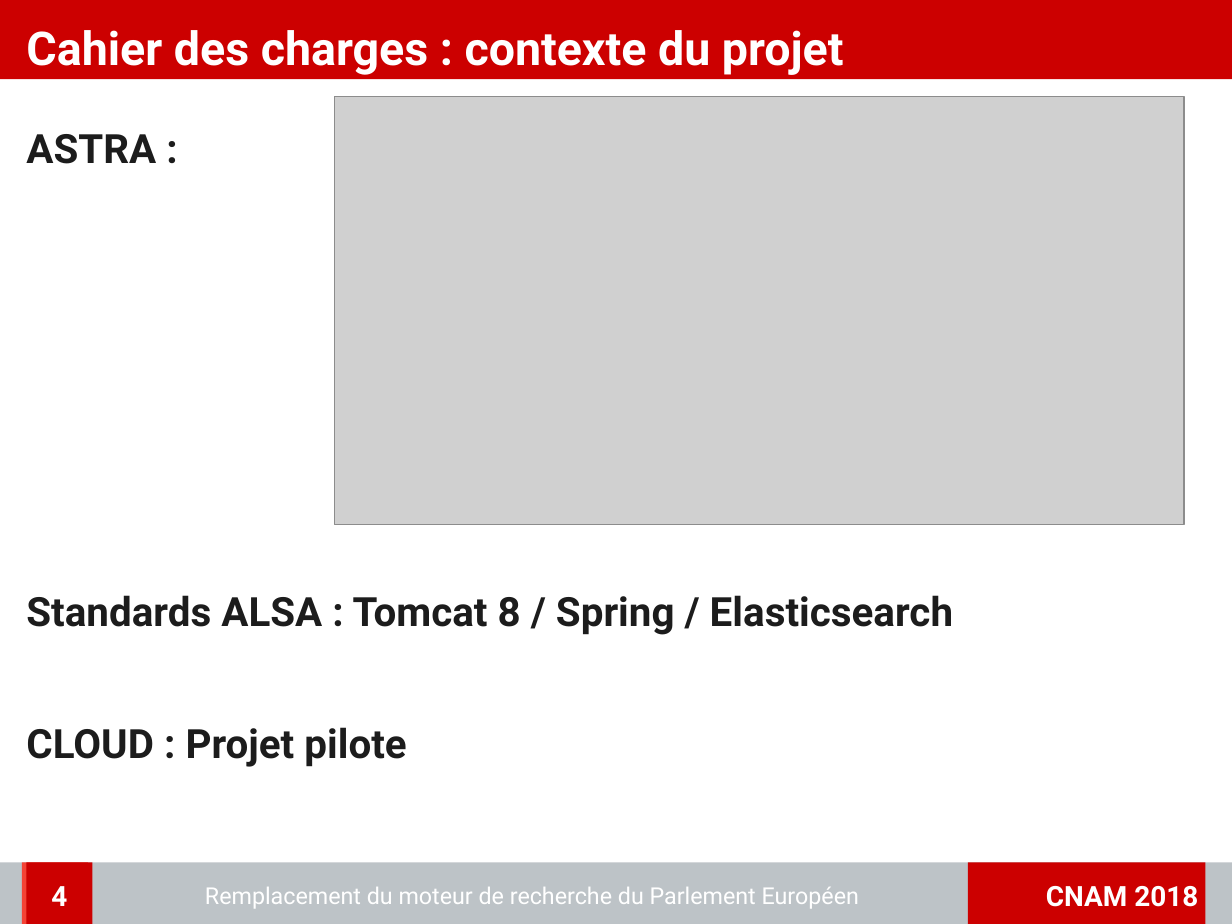
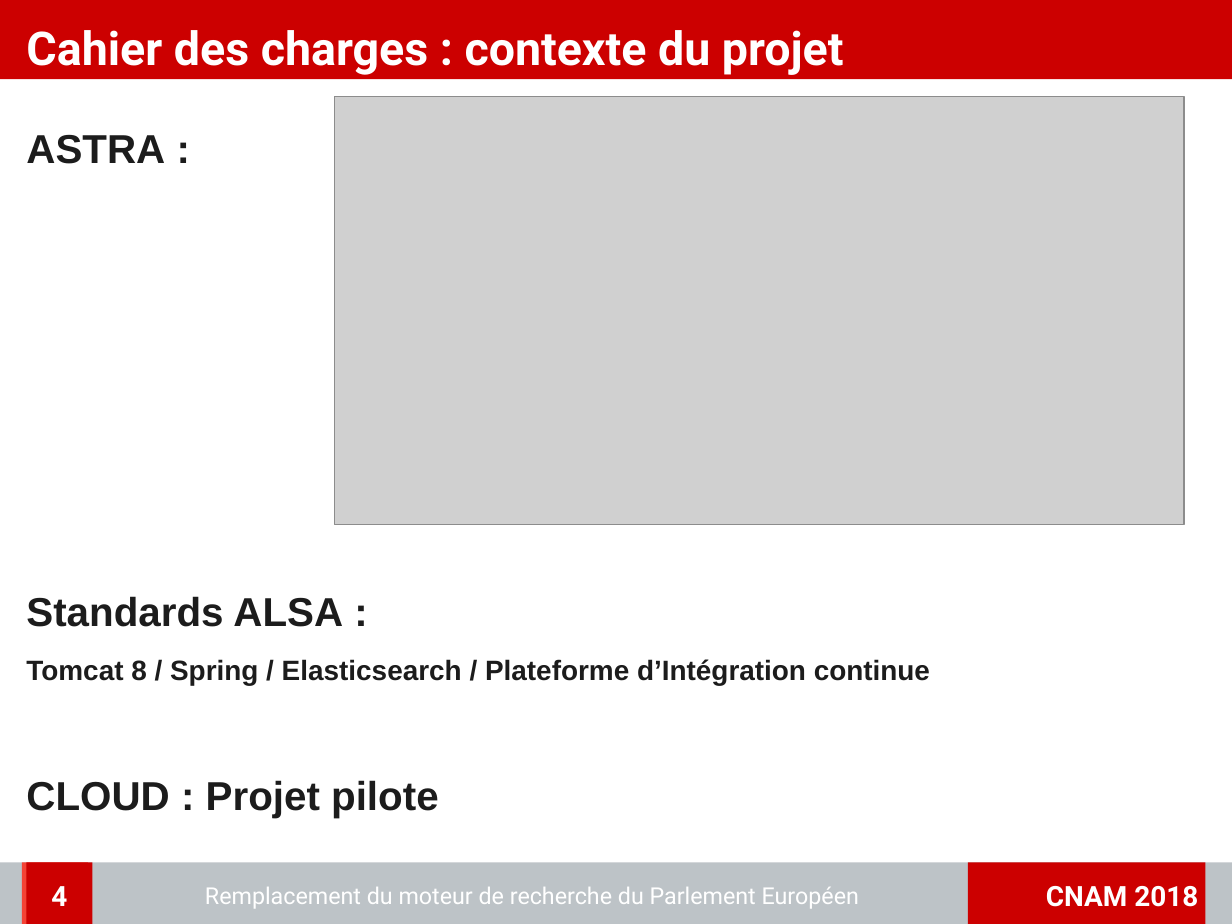
Before and after one commit to charleshuber/4tfront, a slide deck: slide 4 of memoire/presentation/memoire_presentation.odp. Drawn at 1232x924 pixels with LibreOffice and Linux fonts; fonts in the diff are those of the drawing; grey boxes stand for pictures; background and template pictures are left out. Boxes give left, top, right and bottom in pixels: in the first picture for what was removed or moved away, otherwise in the second. Text is boxed around its words. In the diff, an @@ line names an element or a change of style, - is before the commit and + after.

```diff
--- a/memoire/presentation/memoire_presentation.odp
+++ b/memoire/presentation/memoire_presentation.odp
@@ text at bbox=[26, 135, 439, 818]: font Roboto to Arial in "ASTRA :", "CLOUD : Projet pilote" @@
@@ text at bbox=[26, 596, 930, 685]: text changed; size 26 to 18 pt; font Roboto to Arial @@
-Standards ALSA : Tomcat 8 / Spring / Elasticsearch
+Standards ALSA :
+Tomcat 8 / Spring / Elasticsearch / Plateforme d’Intégration continue
```
Also in this commit, not shown: 3 other slides changed, 2 slides removed, 1 other file.
